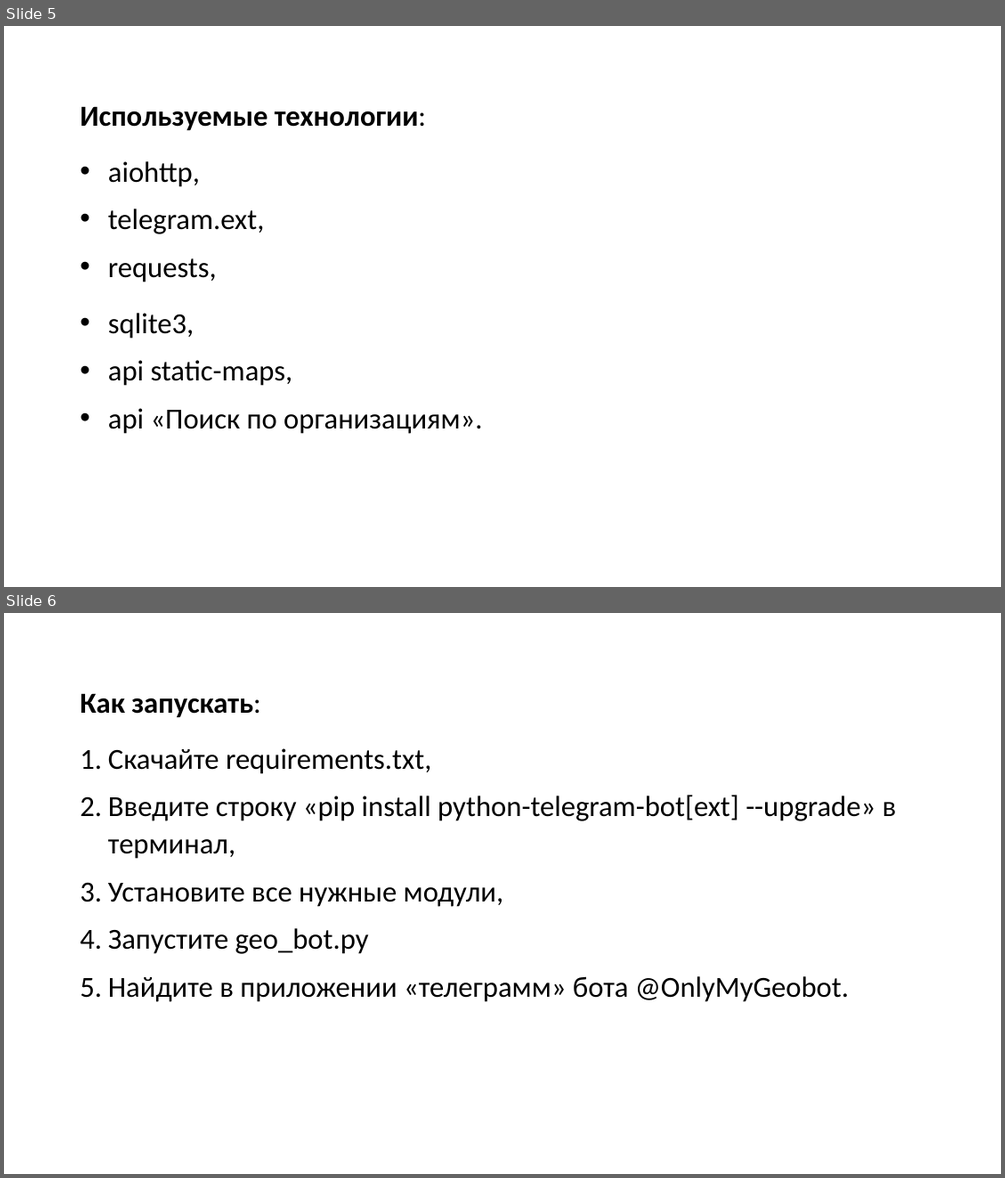
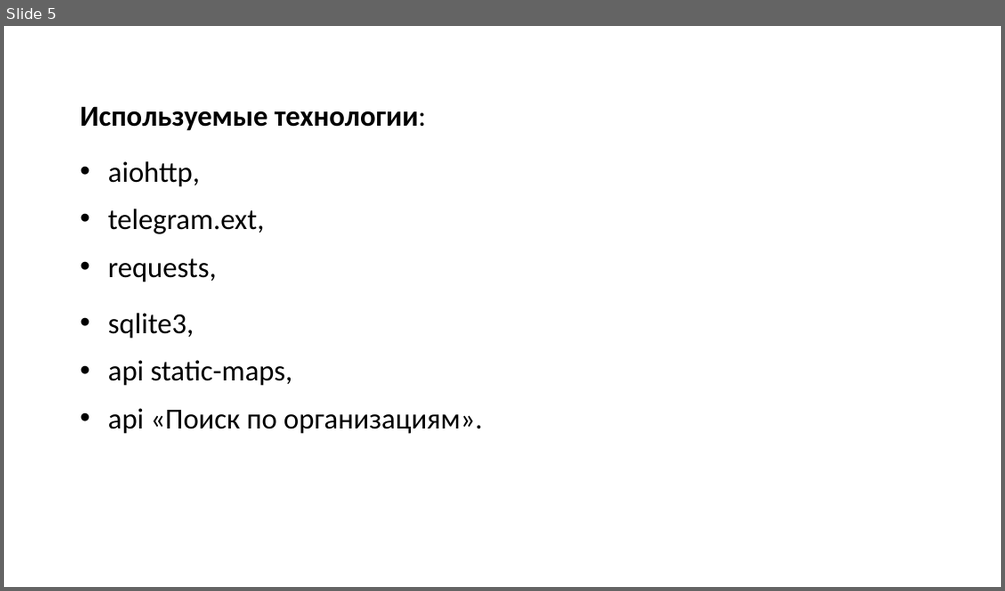
Before and after one commit to LeonKorolev2304/telegram_bot_geo, a slide deck: Презентация.pptx. Shown one above the other, each under a label of ours: slides 5 and 6 before the commit, slide 5 after it. The pictures are 1005x1178 and 1005x591 pixels, drawn with LibreOffice and Linux fonts; fonts in the diff are those of the drawing. Boxes give left, top, right and bottom in pixels: in the first picture for what was removed or moved away, otherwise in the second. Text is boxed around its words. In the diff, an @@ line names an element or a change of style, - is before the commit and + after.

Commit message:
eighth

```diff
--- a/Презентация.pptx
+++ b/Презентация.pptx
@@ slide 6 removed at <box>4,613,1001,1174</box>, background #FFFFFF @@
@@ text removed at <box>80,693,897,1002</box> @@
-Как запускать:
-1. Скачайте requirements.txt,
-2. Введите строку «pip install python-telegram-bot[ext] --upgrade» в терминал,
-3. Установите все нужные модули,
-4. Запустите geo_bot.py
-5. Найдите в приложении «телеграмм» бота @OnlyMyGeobot.
```
